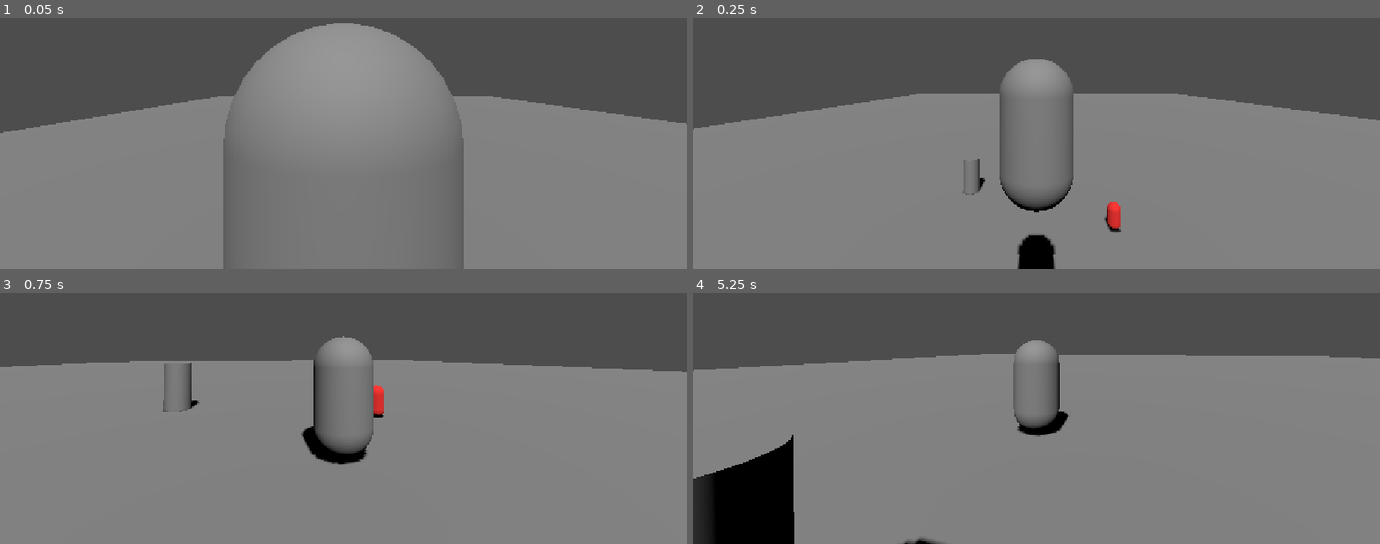
Above: before the commit, frames 1-4 (two rows, left to right).
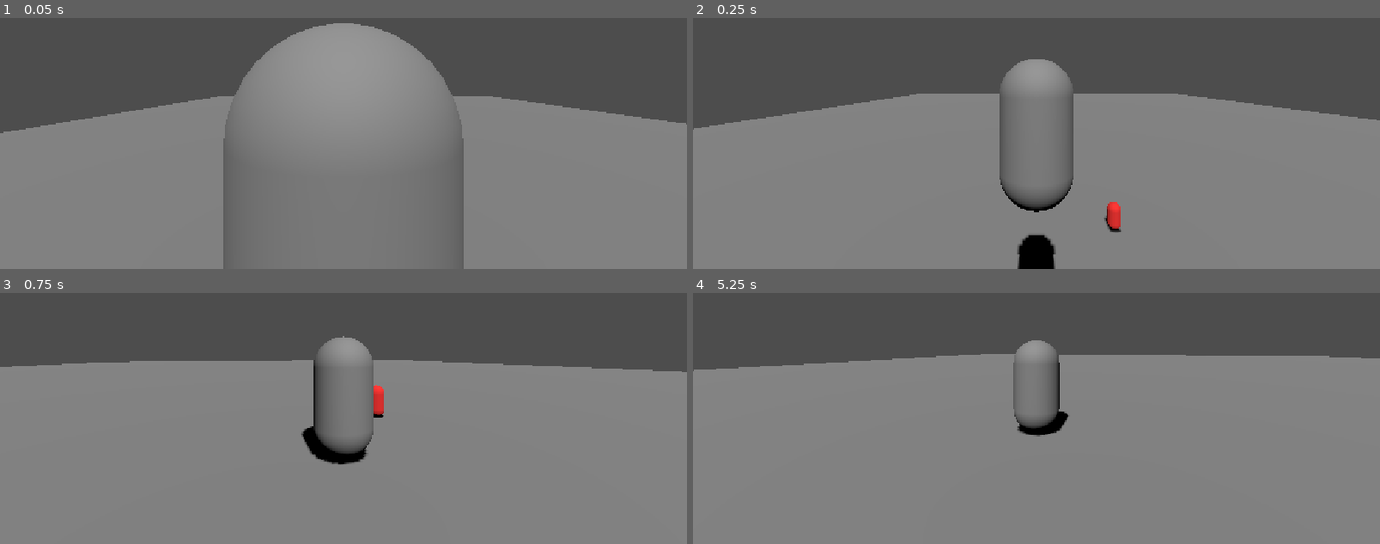
Above: after the commit, the same moments.

Repository: DropletU/CGAP
Game: Godot game, scene res://Scenes/main.tscn
Same seed, same stepped clock (60 frames per second), same inputs: the game is played once before the commit and once after it.
Inputs (mouse positions are in pixels of both pictures, inside the frame that each line leads up to):
- Up to frame 1 (0.05 s): no input
- Up to frame 2 (0.25 s): no input
- Up to frame 3 (0.75 s): tap Enter (ui_accept) at 0.5 s; move the mouse to (377, 348) at 0.52 s; hold W (forward) from 0.53 s (still down); hold Shift (sprint) from 0.53 s (still down); click (377, 348) at 0.67 s
- Up to frame 4 (5.25 s): tap Space (jump) at 0.77, 1.52, 3.77 s; move the mouse to (1002, 353) at 1.27 s; release Shift (sprint) at 1.28 s; tap Tab (toggle_mouse_capture) at 1.35 s; move the mouse to (outside the picture) at 2.02 s; release W (forward) at 2.03 s; hold D (right) 2.03-2.75 s; hold Mouse wheel down (wheel_down) 2.03-2.75 s; drag from (1002, 428) to (outside the picture) at 2.77 s; tap Enter (ui_accept) at 3.5, 5 s; move the mouse to (1242, 408) at 3.52 s; hold A (left) 3.53-4.25 s; hold Shift (sprint) 3.53-4.25 s; drag from (outside the picture) to (outside the picture) at 4.27 s; move the mouse to (1070, 350) at 5.02 s; hold S (back) from 5.03 s (still down); hold Mouse wheel down (wheel_down) from 5.03 s (still down); click (1070, 350) at 5.17 s

Frame 1 is identical in both runs. In frame 2, 0.1% of the frame differs, in the area x 39-43%, y 56-71%; in frame 3, 0.3%; in frame 4, 4.9%, in the area x 0-37%, y 56-100%.
Error before the commit: Parse Error: Could not find base class "HitboxComponent3D". (res://Scripts/Components/HitboxComponents/environmental_hitbox_component_3d.gd:1)

Commit message:
HitboxArea3D: Remove all inheritance and use booleans for masks instead
This also removes all scenes using any script that inherits HitboxArea3D

Diff:
--- a/Scenes/main.tscn
+++ b/Scenes/main.tscn
@@ -2,7 +2,6 @@
 
 [ext_resource type="PackedScene" uid="uid://bprl617wmocqg" path="res://Scenes/player.tscn" id="1_jjgbg"]
 [ext_resource type="PackedScene" uid="uid://c54jupd2wmg4p" path="res://Scenes/placeholders/placeholder_enemy.tscn" id="2_bo1nx"]
-[ext_resource type="PackedScene" uid="uid://ohxnq3gwsqur" path="res://Scenes/placeholders/environmental_hitbox_component_3d.tscn" id="3_8gbba"]
 
 [sub_resource type="BoxShape3D" id="BoxShape3D_bhunq"]
 size = Vector3(100, 0, 100)
@@ -41,6 +40,3 @@
 
 [node name="CharacterBody3D" parent="." unique_id=779769168 instance=ExtResource("2_bo1nx")]
 transform = Transform3D(1, 0, 0, 0, 1, 0, 0, 0, 1, -0.6249237, 0.5964966, 38.47927)
-
-[node name="EnvironmentalHitboxComponent3D" parent="." unique_id=853831547 instance=ExtResource("3_8gbba")]
-transform = Transform3D(1, 0, 0, 0, 1, 0, 0, 0, 1, -8.241491, 1.0000019, 34.63939)
--- a/Scenes/placeholders/environmental_hitbox_component_3d.tscn
+++ /dev/null
@@ -1,20 +0,0 @@
-[gd_scene format=3 uid="uid://ohxnq3gwsqur"]
-
-[ext_resource type="Script" uid="uid://bp33jlxtf0iwx" path="res://Scripts/Components/HitboxComponents/environmental_hitbox_component_3d.gd" id="1_q0yls"]
-
-[sub_resource type="CylinderShape3D" id="CylinderShape3D_6f8o3"]
-height = 2.2590332
-radius = 0.67626953
-
-[sub_resource type="CylinderMesh" id="CylinderMesh_sn0t7"]
-
-[node name="EnvironmentalHitboxComponent3D" type="Area3D" unique_id=853831547]
-script = ExtResource("1_q0yls")
-metadata/_custom_type_script = "uid://bp33jlxtf0iwx"
-
-[node name="CollisionShape3D" type="CollisionShape3D" parent="." unique_id=658063542]
-transform = Transform3D(1, 0, 0, 0, 1, 0, 0, 0, 1, 0, -0.064575195, 0)
-shape = SubResource("CylinderShape3D_6f8o3")
-
-[node name="MeshInstance3D" type="MeshInstance3D" parent="." unique_id=372500101]
-mesh = SubResource("CylinderMesh_sn0t7")
--- a/Scripts/Components/HitboxComponents/creature_hitbox_component_3d.gd
+++ /dev/null
@@ -1,6 +0,0 @@
-class_name CreatureHitboxComponent3D extends HitboxComponent3D
-
-func _ready() -> void:
-	super._ready()
-
-	collision_mask = 1 << 3
--- a/Scripts/Components/HitboxComponents/environmental_hitbox_component_3d.gd
+++ /dev/null
@@ -1,6 +0,0 @@
-class_name EnvironmentalHitboxComponent3D extends HitboxComponent3D
-
-func _ready() -> void:
-	super._ready()
-
-	collision_mask = (1 << 3) | (1 << 4)
--- a/Scripts/Components/HitboxComponents/player_hitbox_component_3d.gd
+++ /dev/null
@@ -1,8 +0,0 @@
-class_name PlayerHitboxArea3D extends HitboxArea3D
-
-func _ready() -> void:
-	super._ready()
-
-	collision_mask = 1 << 4
-
-	# TODO: Call attacker = GameManager.player here when the game manager is made
--- a/Scripts/Components/HitboxComponents/hitbox_component_3d.gd
+++ b/Scripts/Components/hitbox_component_3d.gd
@@ -5,7 +5,12 @@
 var collider: CollisionShape3D = null
 var attacker: Node3D = null
 
+
 @export var damage: int = 10
+@export_subgroup("can_hit", "can_hit")
+@export var can_hit_player: bool = false
+@export var can_hit_enemy: bool = true
+@export var can_hit_ally: bool = false
 
 func _ready() -> void:
 	for child in get_children():
@@ -16,6 +21,7 @@
 	collision_layer = 0
 	disable()
 	area_entered.connect(_on_area_entered)
+	_set_masks()
 
 
 func enable():
@@ -29,3 +35,9 @@
 func _on_area_entered(area: Area3D) -> void:
 	if area is HurtboxComponent3D:
 		area.hit(damage, attacker)
+
+
+func _set_masks():
+	set_collision_mask_value(3, can_hit_player)
+	set_collision_mask_value(5, can_hit_enemy)
+	set_collision_mask_value(7, can_hit_ally)
--- a/project.godot
+++ b/project.godot
@@ -81,9 +81,11 @@
 
 3d_physics/layer_1="Environment"
 3d_physics/layer_2="Player Body"
-3d_physics/layer_3="Enemy Body"
-3d_physics/layer_4="Player Hurtbox"
+3d_physics/layer_3="Player Hurtbox"
+3d_physics/layer_4="Enemy Body"
 3d_physics/layer_5="Enemy Hurtbox"
+3d_physics/layer_6="Ally Body"
+3d_physics/layer_7="Ally Hurtbox"
 
 [physics]
 
Not shown, removed: Scripts/Components/HitboxComponents/creature_hitbox_component_3d.gd.uid
Not shown, removed: Scripts/Components/HitboxComponents/environmental_hitbox_component_3d.gd.uid
Not shown, removed: Scripts/Components/HitboxComponents/player_hitbox_component_3d.gd.uid
Renamed: Scripts/Components/HitboxComponents/hitbox_component_3d.gd.uid -> Scripts/Components/hitbox_component_3d.gd.uid
